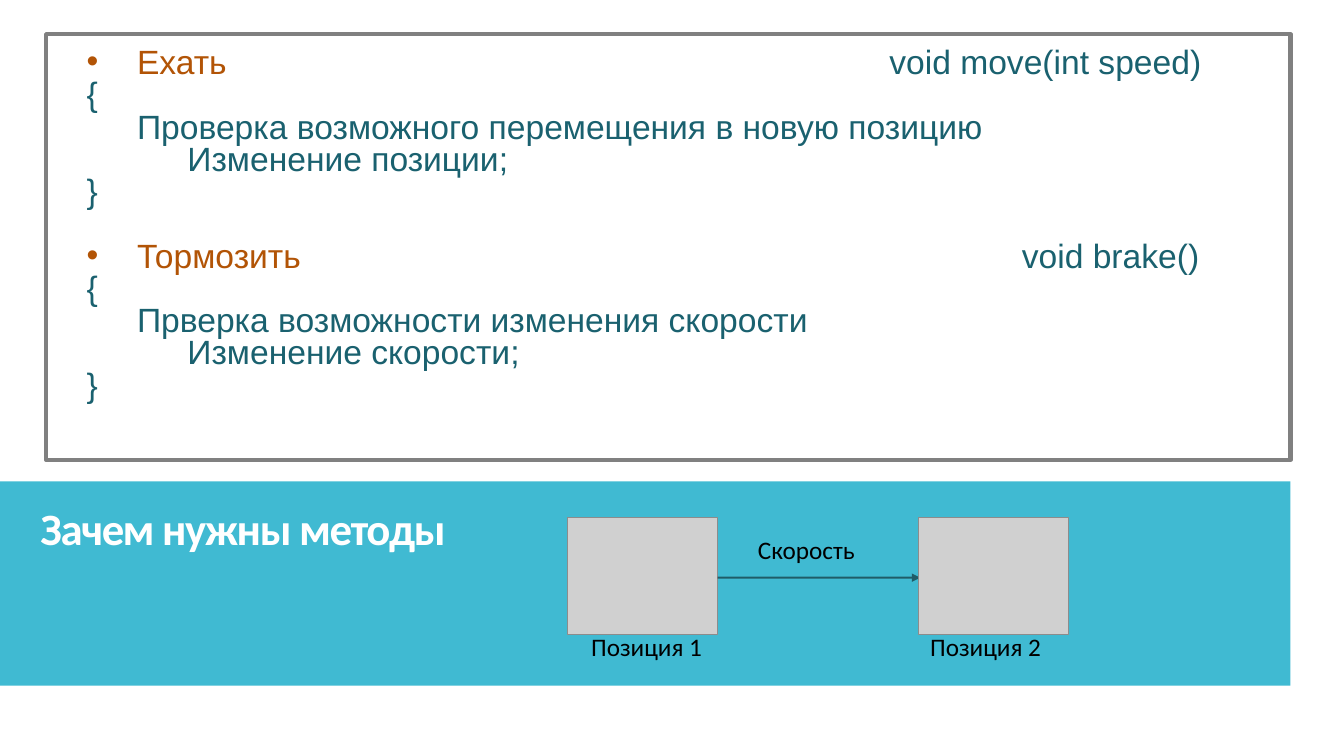
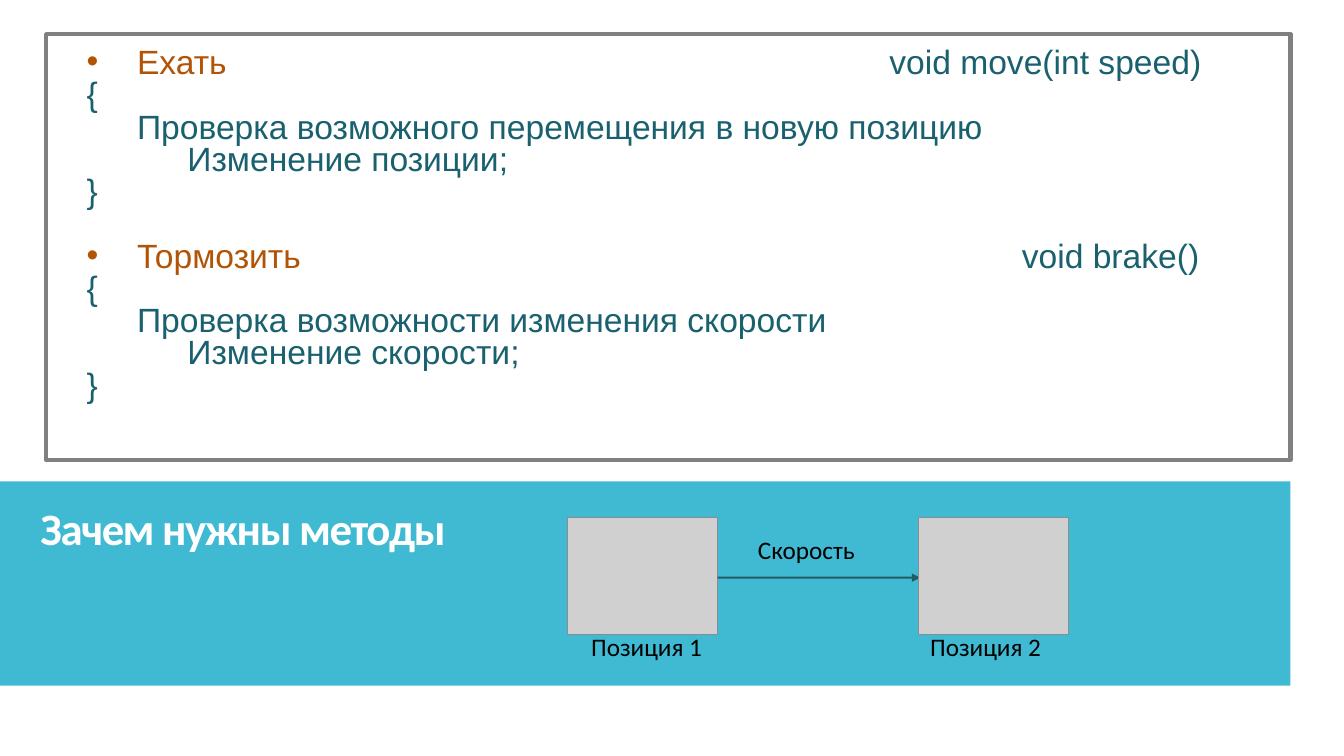
Before and after one commit to IriEfremova/LessonsCube, a slide deck: slide 7 of Android/Lesson11/OOP.pptx (slide 6 before the commit). Drawn at 1344x756 pixels with LibreOffice and Linux fonts; fonts in the diff are those of the drawing; grey boxes stand for pictures. Boxes give left, top, right and bottom in pixels: in the first picture for what was removed or moved away, otherwise in the second. Text is boxed around its words. In the diff, an @@ line names an element or a change of style, - is before the commit and + after.

```diff
--- a/Android/Lesson11/OOP.pptx
+++ b/Android/Lesson11/OOP.pptx
@@ text at bbox=[137, 309, 826, 339]: text changed @@
-Прверка возможности изменения скорости
+Проверка возможности изменения скорости
```
Also in this commit, not shown: 3 other files.
